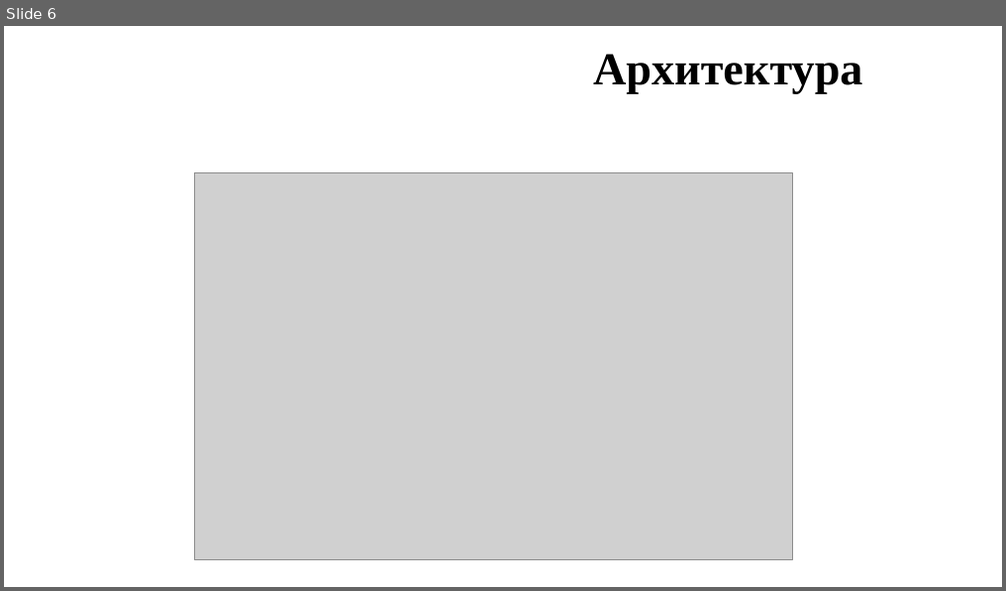
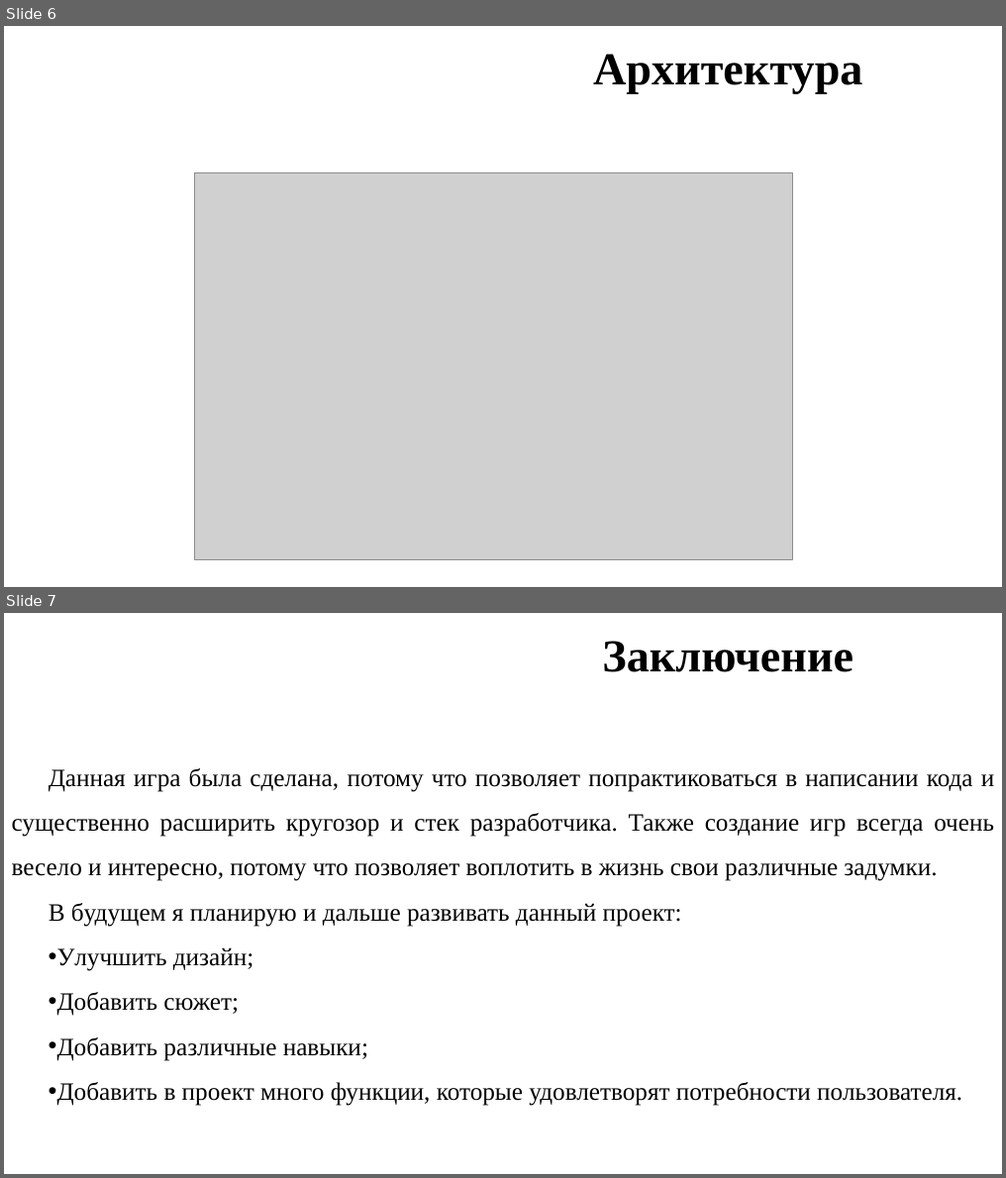
Before and after one commit to SlavaNik16/DemoPZ, a slide deck: Дипломный проект/Дипломная работа Николаев В.А.pptx. Shown one above the other, each under a label of ours: slide 6 before the commit, slides 6 and 7 after it. The pictures are 1006x591 and 1006x1178 pixels, drawn with LibreOffice and Linux fonts; fonts in the diff are those of the drawing; grey boxes stand for pictures; background and template pictures are left out. Boxes give left, top, right and bottom in pixels: in the first picture for what was removed or moved away, otherwise in the second. Text is boxed around its words. In the diff, an @@ line names an element or a change of style, - is before the commit and + after.

```diff
--- a/Дипломный проект/Дипломная работа Николаев В.А.pptx
+++ b/Дипломный проект/Дипломная работа Николаев В.А.pptx
@@ slide 7 added at (4,613,1002,1174), background #FFFFFF @@
@@ text added at (602,641,853,672), 44 pt, text #000000, bold @@
+Заключение
@@ text added at (12,768,994,1106), 24 pt, text #000000 @@
+Данная игра была сделана, потому что позволяет попрактиковаться в написании кода и существенно расширить кругозор и стек разработчика. Также создание игр всегда очень весело и интересно, потому что позволяет воплотить в жизнь свои различные задумки. В
+В будущем я планирую и дальше развивать данный проект:
+• Улучшить дизайн;
+• Добавить сюжет;
+• Добавить различные навыки;
+• Добавить в проект много функции, которые удовлетворят потребности пользователя.
```
Also in this commit, not shown: 1 other file.
